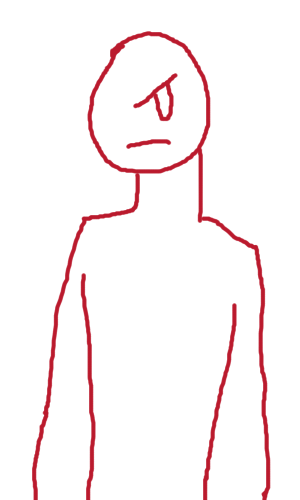
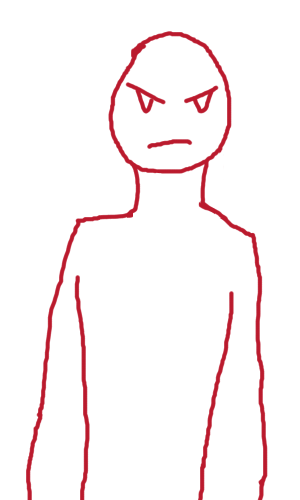
The second 300px x 500px image is a revision of the first. Changes to its layers:
painted on "sketch" over left=26, top=31, right=271, bottom=500
